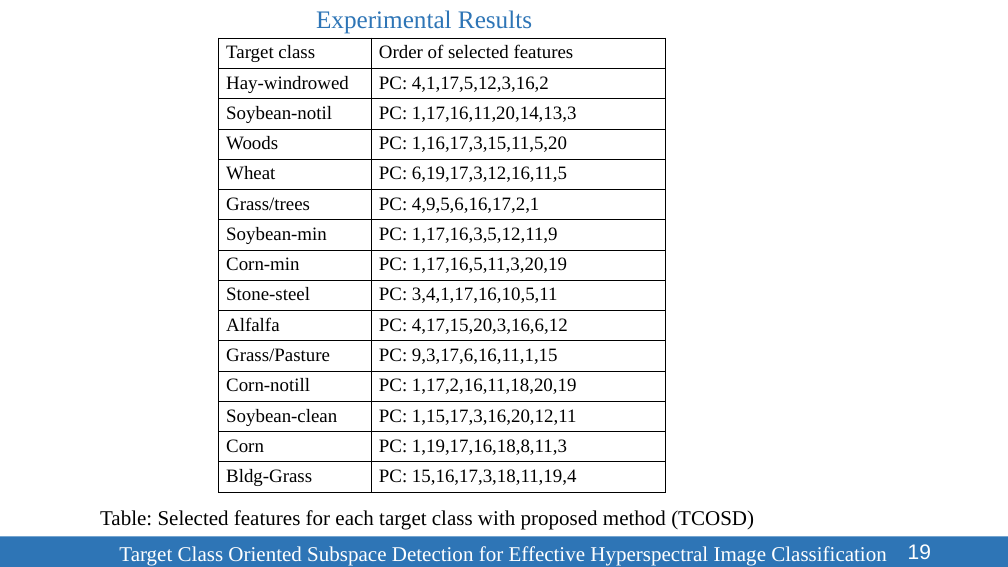
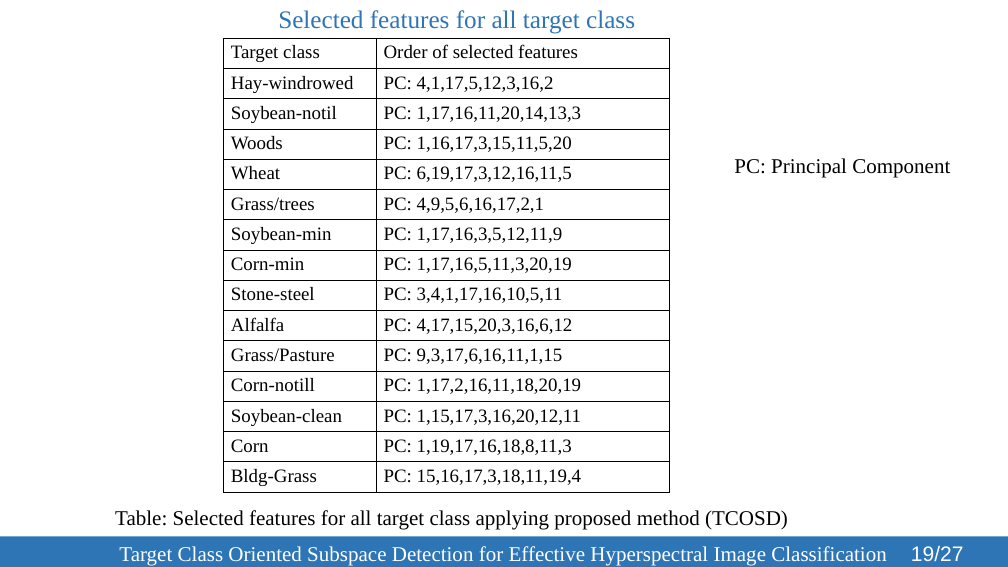
Before and after one commit to SleepyBrain/Remote-Sensing, a slide deck: slide 19 of Presentation/TCOSD-123086.pptx. Drawn at 1008x567 pixels with LibreOffice and Linux fonts; fonts in the diff are those of the drawing. Boxes give left, top, right and bottom in pixels: in the first picture for what was removed or moved away, otherwise in the second. Text is boxed around its words. In the diff, an @@ line names an element or a change of style, - is before the commit and + after.

```diff
--- a/Presentation/TCOSD-123086.pptx
+++ b/Presentation/TCOSD-123086.pptx
@@ text at box(278, 10, 635, 34): text changed @@
-Experimental Results
+Selected features for all target class
@@ table: place and size @@
-table at box(219, 38, 665, 492)
+table at box(223, 38, 670, 492)
@@ text added at box(734, 158, 950, 178), 20 pt, text #000000 @@
+PC: Principal Component
@@ text at box(115, 510, 788, 530): text changed @@
-Table: Selected features for each target class with proposed method (TCOSD)
+Table: Selected features for all target class applying proposed method (TCOSD)
@@ page number at box(911, 545, 964, 561): text changed @@
-19
+19/27
```
Also in this commit, not shown: 16 other slides changed, 1 slide added, 4 other files.
